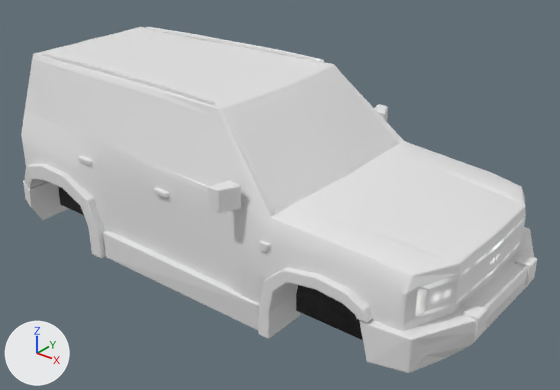
A saved change to the Blender file blender/leopard5.blend.
Camera for both pictures: a 50 mm lens placed at (4.08, -4.56, 3.8), pointed at (0.36, 0.09, 0.92). Lighting does not change. The marker at lower left points along +X, +Y and +Z. The first picture is the older version.

In view in the first picture: 'leopard5_vis_body', 'leopard5_vis_chassis'.
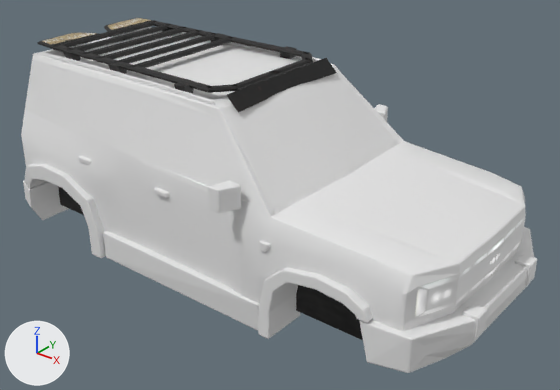
What differs and where, as boxes [x1, y1, x2, y2] in the pictures (560 x 390 px):
```json
{"object": "roof", "change": "added", "after": [37, 18, 337, 112]}
```

Scene script edits in JSON lines:
```json
{"op": "add", "block": "img_leopard5_roof__d_psd", "code": ["img_leopard5_roof__d_psd = load_image('leopard5_roof__d.psd', '../textures/trucks/leopard5_roof__d.tga', 1024, 1024, 'sRGB')"]}
{"op": "add", "block": "mat_roof", "code": ["mat_roof = principled_material('roof')", "mat_roof.texture = img_leopard5_roof__d_psd"]}
{"op": "add", "block": "me_立方体", "code": ["me_立方体 = bpy.data.meshes.new('立方体')", "me_立方体.from_pydata(...)  # 452 vertices, 362 faces; spans x -1.86..0.54, y -0.68..0.68, z 1.37..1.5", "me_立方体.materials.append(mat_roof)  # picture img_leopard5_roof__d_psd"]}
{"op": "add", "block": "ob_roof", "code": ["ob_roof = bpy.data.objects.new('roof', me_立方体)", "ob_roof.parent = ob_cdt_leopard5_body", "ob_roof.location = (0.0, 0.0, 0.0)"]}
```
